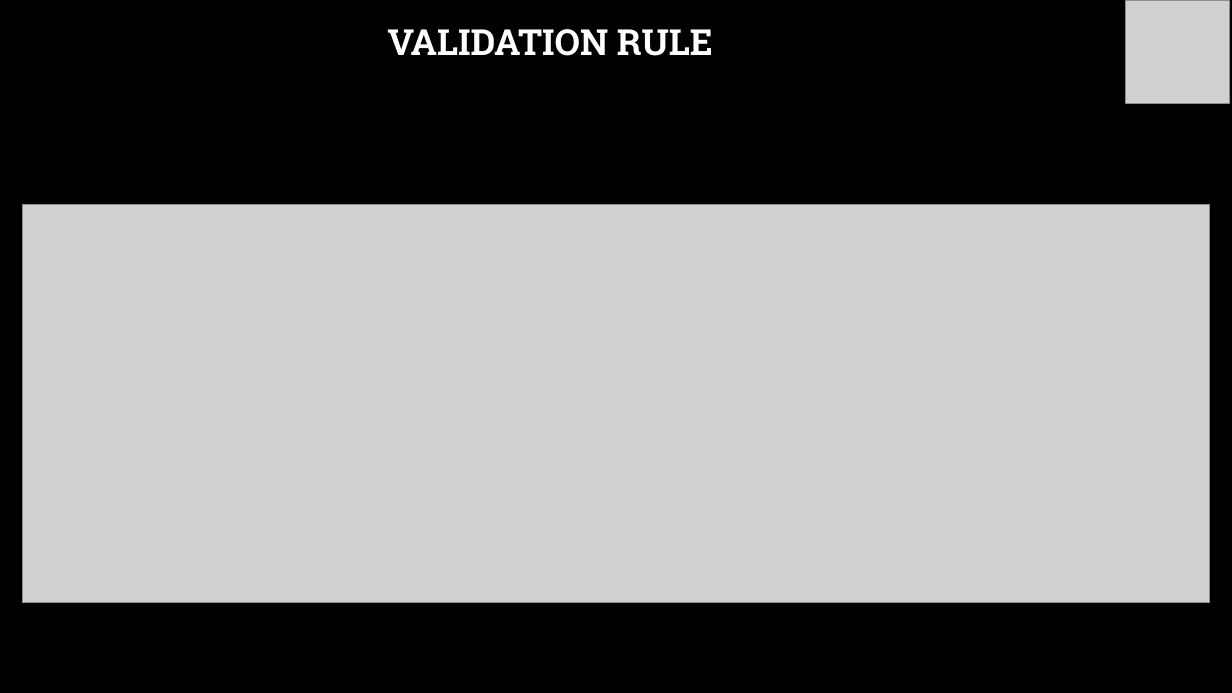
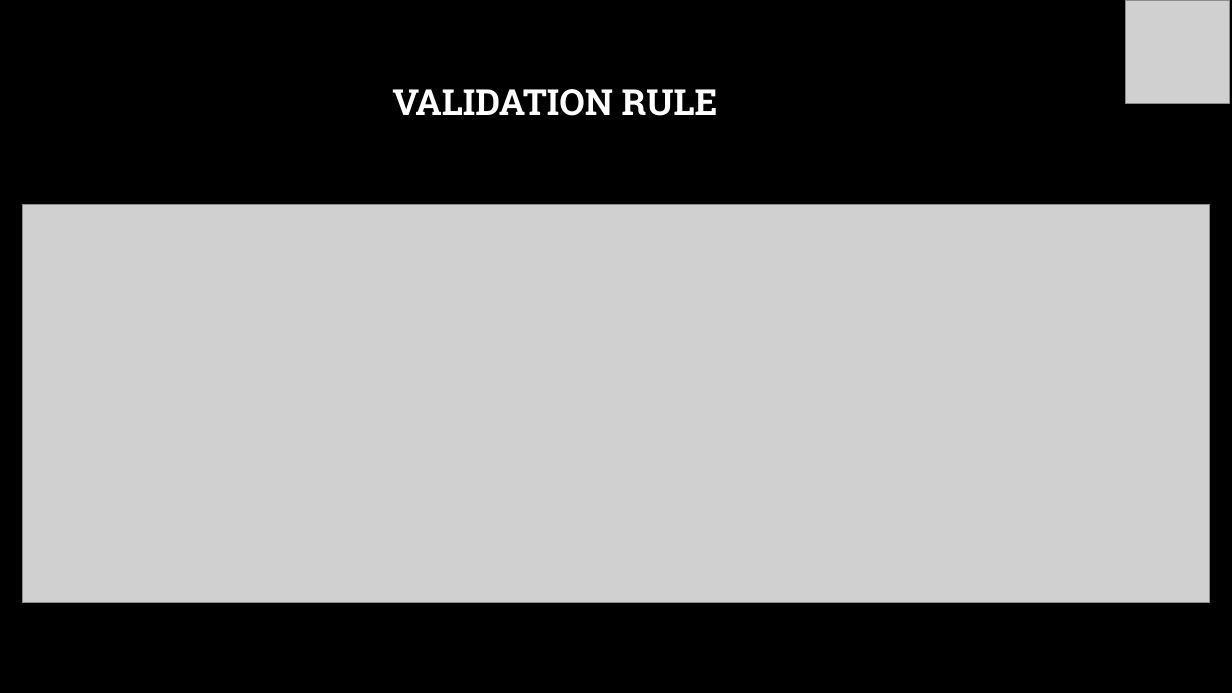
Before and after one commit to MuhamedElgindy/Element_Business_Task, a slide deck: slide 4 of Mohamed Elgindy Task Solution snippets.pptx (slide 3 before the commit). Drawn at 1232x693 pixels with LibreOffice and Linux fonts; fonts in the diff are those of the drawing; grey boxes stand for pictures; background and template pictures are left out. Boxes give left, top, right and bottom in pixels: in the first picture for what was removed or moved away, otherwise in the second. Text is boxed around its words. In the diff, an @@ line names an element or a change of style, - is before the commit and + after.

```diff
--- a/Mohamed Elgindy Task Solution snippets.pptx
+++ b/Mohamed Elgindy Task Solution snippets.pptx
@@ title "VALIDATION RULE": place and size @@
-title "VALIDATION RULE" at [387,29,713,56]
+title "VALIDATION RULE" at [392,89,718,116]
```
Also in this commit, not shown: 1 slide added, 2 other files.
